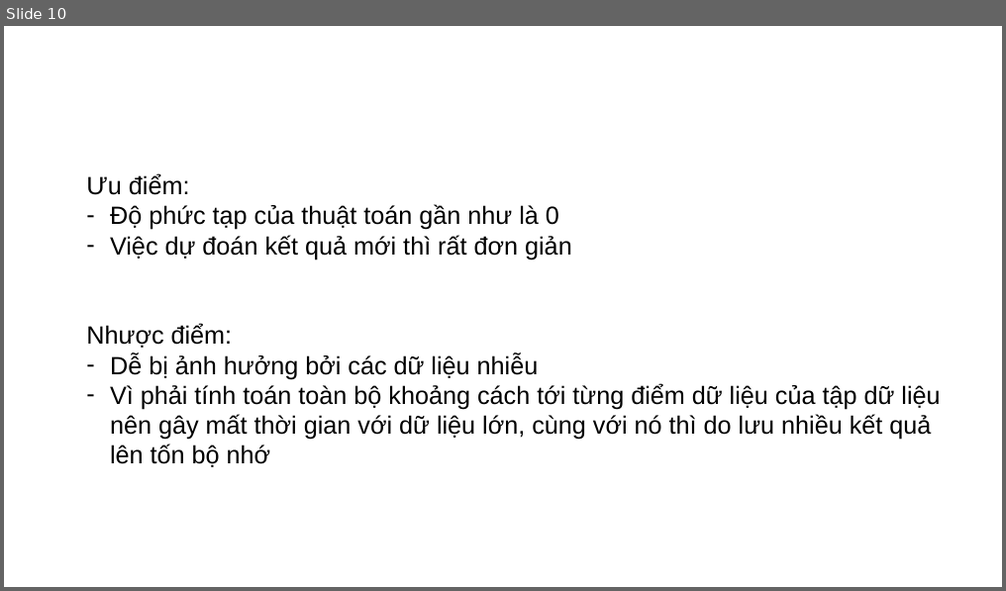
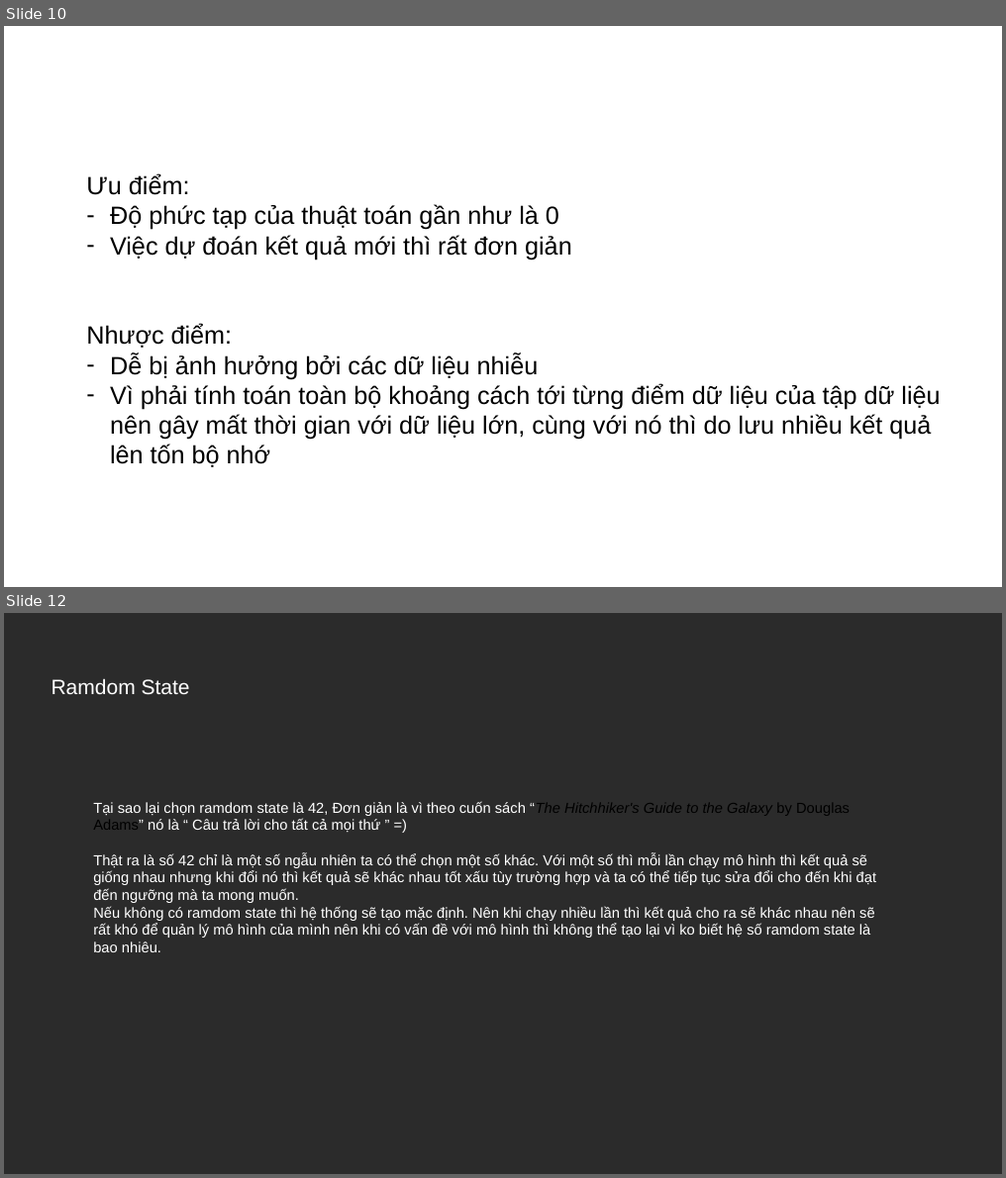
Before and after one commit to doanquocnhan/Credit-Card-Fraud-Detection-Using-KNN, a slide deck: BaoCao_4Tuandau.pptx. Shown one above the other, each under a label of ours: slide 10 before the commit, slides 10 and 12 after it; the slides between them are not shown. The pictures are 1006x591 and 1006x1178 pixels, drawn with LibreOffice and Linux fonts; fonts in the diff are those of the drawing; background and template pictures are left out; a plain dark background stands for a picture behind light text. Boxes give left, top, right and bottom in pixels: in the first picture for what was removed or moved away, otherwise in the second. Text is boxed around its words. In the diff, an @@ line names an element or a change of style, - is before the commit and + after.

```diff
--- a/BaoCao_4Tuandau.pptx
+++ b/BaoCao_4Tuandau.pptx
@@ slide 12 added at <box>4,613,1002,1174</box>, background picture (left out) @@
@@ text added at <box>52,678,190,694</box>, 20 pt, text #FFFFFF @@
+Ramdom State
@@ text added at <box>93,801,876,953</box>, 14 pt, text #FFFFFF @@
+Tại sao lại chọn ramdom state là 42, Đơn giản là vì theo cuốn sách “The Hitchhiker's Guide to the Galaxy by Douglas Adams” nó là “ Câu trả lời cho tất cả mọi thứ ” =)
+Thật ra là số 42 chỉ là một số ngẫu nhiên ta có thể chọn một số khác. Với một số thì mỗi lần chạy mô hình thì kết quả sẽ giống nhau nhưng khi đổi nó thì kết quả sẽ khác nhau tốt xấu tùy trường hợp và ta có thể tiếp tục sửa đổi cho đến khi đạt đến ngưỡng mà ta mong muốn.
+Nếu không có ramdom state thì hệ thống sẽ tạo mặc định. Nên khi chạy nhiều lần thì kết quả cho ra sẽ khác nhau nên sẽ rất khó để quản lý mô hình của mình nên khi có vấn đề với mô hình thì không thể tạo lại vì ko biết hệ số ramdom state là bao nhiêu.
```
Also in this commit, not shown: 3 slides changed, 4 other slides added.
